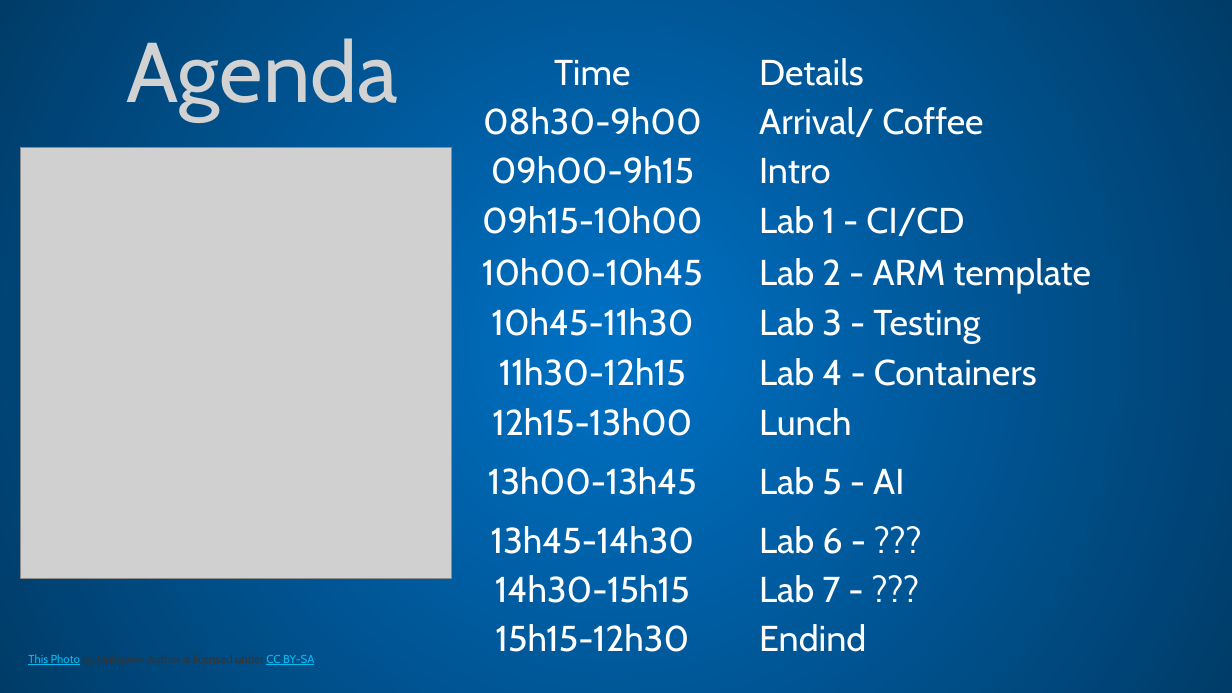
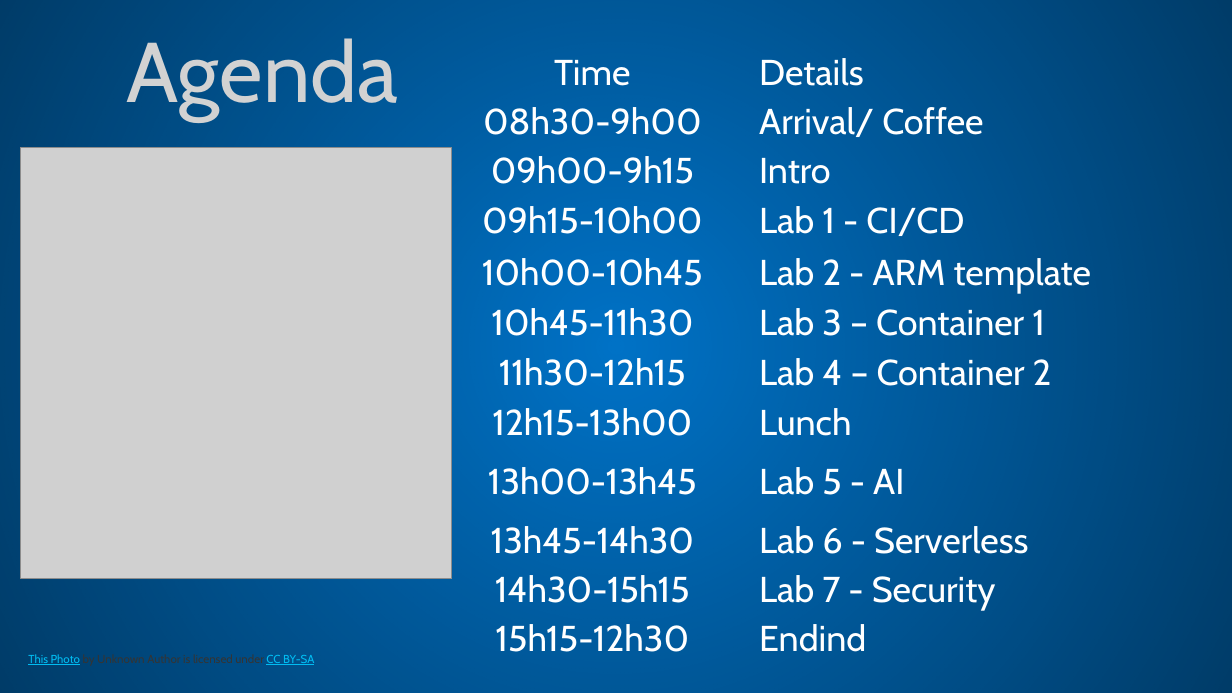
Before and after one commit to MSDEVMTL/GlobalAzureBootcamp-2019, a slide deck: slide 2 of Locations/Montreal/Welcome.pptx. Drawn at 1232x693 pixels with LibreOffice and Linux fonts; fonts in the diff are those of the drawing; grey boxes stand for pictures; background and template pictures are left out. Boxes give left, top, right and bottom in pixels: in the first picture for what was removed or moved away, otherwise in the second. Text is boxed around its words. In the diff, an @@ line names an element or a change of style, - is before the commit and + after.

```diff
--- a/Locations/Montreal/Welcome.pptx
+++ b/Locations/Montreal/Welcome.pptx
@@ table at (x1=431, y1=48, x2=1179, y2=659) @@
-row 6, column 2: Lab 3 - Testing
+row 6, column 2: Lab 3 – Container 1
-row 7, column 2: Lab 4 - Containers
+row 7, column 2: Lab 4 – Container 2
-row 10, column 2: Lab 6 - ???
+row 10, column 2: Lab 6 - Serverless
-row 11, column 2: Lab 7 - ???
+row 11, column 2: Lab 7 - Security
```
Also in this commit, not shown: 3 other files.
